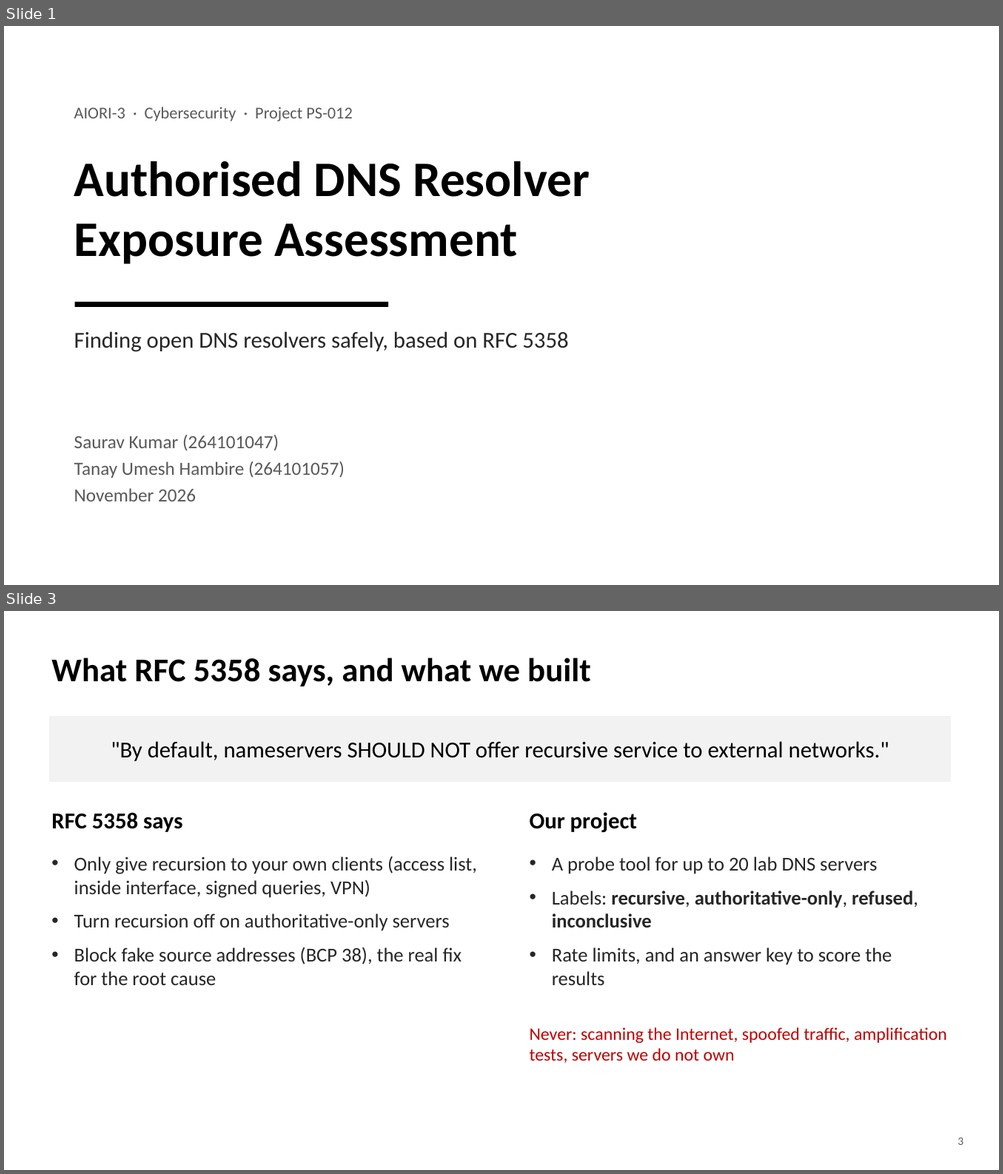
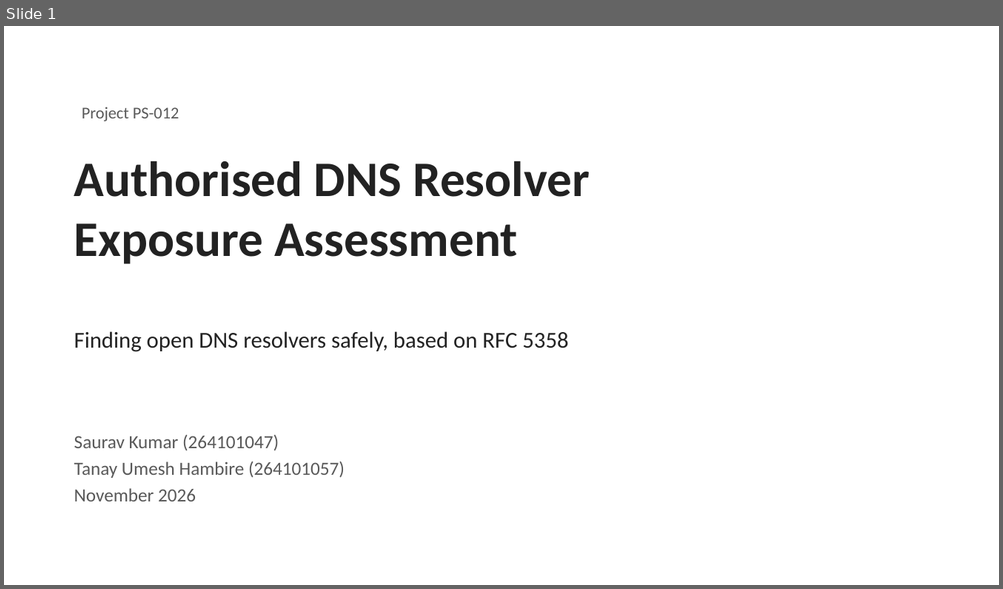
Before and after one commit to saurav-kr1/ps012-dns-resolver-exposure, a slide deck: docs/PS-012_Presentation.pptx. Shown one above the other, each under a label of ours: slides 1 and 3 before the commit, slide 1 after it; the slides between them are not shown. The pictures are 1003x1174 and 1003x589 pixels, drawn with LibreOffice and Linux fonts; fonts in the diff are those of the drawing. Boxes give left, top, right and bottom in pixels: in the first picture for what was removed or moved away, otherwise in the second. Text is boxed around its words. In the diff, an @@ line names an element or a change of style, - is before the commit and + after.

Commit message:
Update final presentation (v2, 16 slides)
Final slide deck with the new lab, rules, results and limitations slides.

```diff
--- a/docs/PS-012_Presentation.pptx
+++ b/docs/PS-012_Presentation.pptx
@@ slide 3 removed at (4, 611, 999, 1170), background #FFFFFF @@
@@ text removed at (51, 658, 591, 686) @@
-What RFC 5358 says, and what we built
@@ rectangle removed at (48, 715, 951, 783) @@
-"By default, nameservers SHOULD NOT offer recursive service to external networks."
@@ text removed at (51, 812, 182, 832) @@
-RFC 5358 says
@@ text removed at (529, 812, 637, 833) @@
-Our project
@@ text removed at (74, 856, 477, 985) @@
-• Only give recursion to your own clients (access list, inside interface, signed queries, VPN)
-• Turn recursion off on authoritative-only servers
-• Block fake source addresses (BCP 38), the real fix for the root cause
@@ text removed at (552, 857, 918, 985) @@
-• A probe tool for up to 20 lab DNS servers
-• Labels: recursive, authoritative-only, refused, inconclusive
-• Rate limits, and an answer key to score the results
@@ text removed at (529, 1028, 947, 1063) @@
-Never: scanning the Internet, spoofed traffic, amplification tests, servers we do not own
@@ text removed at (957, 1138, 963, 1145) @@
-3
@@ slide 1 changed as well @@
@@ text at (82, 107, 179, 121): text changed @@
-AIORI-3 · Cybersecurity · Project PS-012
+Project PS-012
@@ text "Authorised DNS Resolver" at (74, 161, 589, 264): text colour #000000 to #222222 @@
@@ rectangle removed at (75, 302, 388, 307) @@
```
Also in this commit, not shown: 9 other slides changed, 6 slides added, 4 other slides removed, 1 other file.
